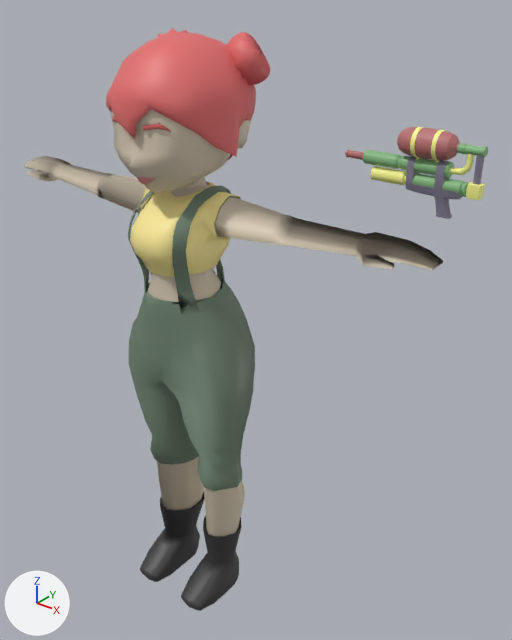
A saved change to the FBX model Assets/Prefabs/Player.fbx.
Rendered twice from a 50 mm camera at (1.517, -1.57, 2.127) aimed at (0.019, 0.302, 0.966). The lights are fixed; the arrows at lower left show +X, +Y and +Z. Where no turn or scale is listed for an object, it has been applied to the vertices.

The scene before the commit, as lines of its bpy script (objects in view):
```python
me_mesh = bpy.data.meshes.new('Mesh')
me_mesh.from_pydata(...)  # 1040 vertices, 1061 faces; spans x -0.219..0.219, y -0.246..0.204, z 1.592..1.983
me_mesh.materials.append(mat_hair1)  # red #e76f6f
me_mesh_006 = bpy.data.meshes.new('Mesh.006')
me_mesh_006.from_pydata(...)  # 604 vertices, 528 faces; spans x -0.84..0.84, y -0.24..0.09, z 0.12..1.81
# faces by material slot: [518, 10]
me_mesh_006.materials.append(mat_lambert1)  # beige #dbcdb7
me_mesh_006.materials.append(mat_lips)  # pink #f09ea2
me_mesh_007 = bpy.data.meshes.new('Mesh.007')
me_mesh_007.from_pydata(...)  # 2377 vertices, 2326 faces; spans x -0.588..-0.032, y 0.035..0.143, z 0.81..1.116
# faces by material slot: [785, 632, 799, 110]
me_mesh_007.materials.append(mat_gunstock)  # green #86bc83
me_mesh_007.materials.append(mat_guntank)  # pink #bc7373
me_mesh_007.materials.append(mat_gungrip)  # yellow #fcff94
me_mesh_007.materials.append(mat_gunhandle)  # grey #837d93
ob_body = bpy.data.objects.new('Body', me_mesh_006)
ob_body.location = (0.0, 0.0, 0.0)
ob_gun = bpy.data.objects.new('Gun', me_mesh_007)
ob_gun.location = (0.663, 0.698, 0.531)
ob_hair2 = bpy.data.objects.new('Hair2', me_mesh)
ob_hair2.location = (0.0, 0.0, 0.0)
# also in view: 'Shirt' at (0.0, -0.054, 1.418); 'Pants2' at (0.0, -0.014, 1.015); 'LeftShoe' at (0.112, -0.074, 0.122); 'RightShoe' at (-0.112, -0.074, 0.122)
```
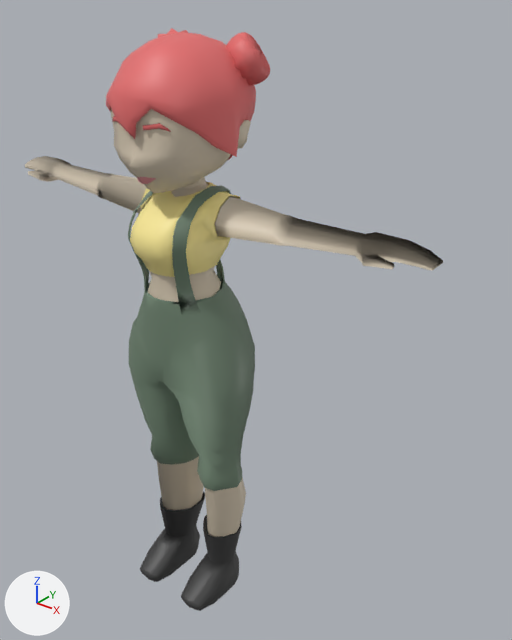
Where the change shows, as pixel boxes [x1, y1, x2, y2] in the pictures (512 x 640 px):
'Gun', deleted: before [345, 127, 488, 219]
    faces in mat_gunstock (green #86bc83): [363, 143, 488, 197]
    faces in mat_guntank (pink #bc7373): [345, 127, 459, 160]
    faces in mat_gunhandle (grey #837d93): [406, 155, 484, 219]
    faces in mat_gungrip (yellow #fcff94): [371, 127, 485, 200]

Diff of the bpy script that builds the scene:
```diff
--- a/Assets/Prefabs/Player.fbx.py
+++ b/Assets/Prefabs/Player.fbx.py
@@ ob_gun @@
-ob_gun = bpy.data.objects.new('Gun', me_mesh_007)
-ob_gun.location = (0.663, 0.698, 0.531)
```
